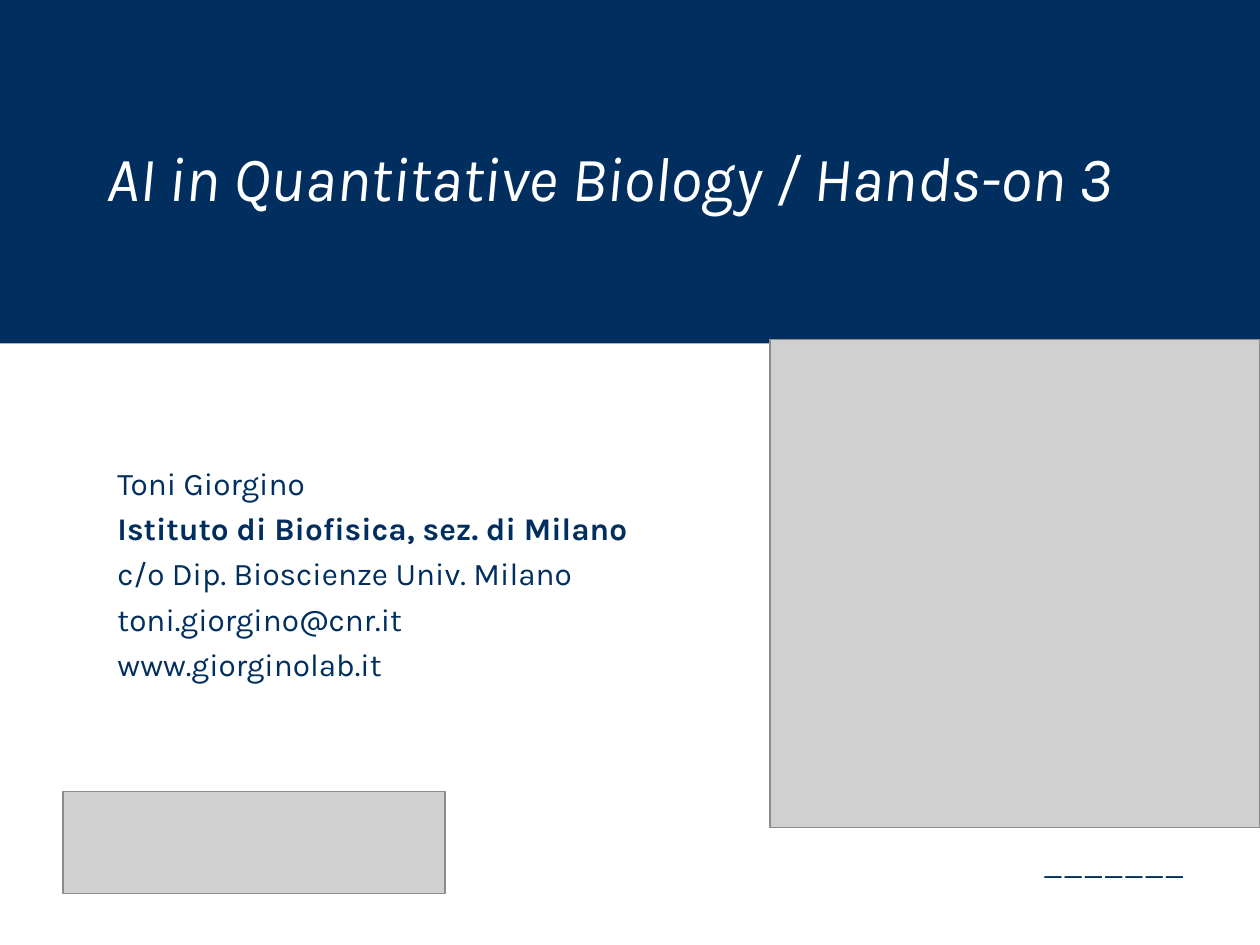
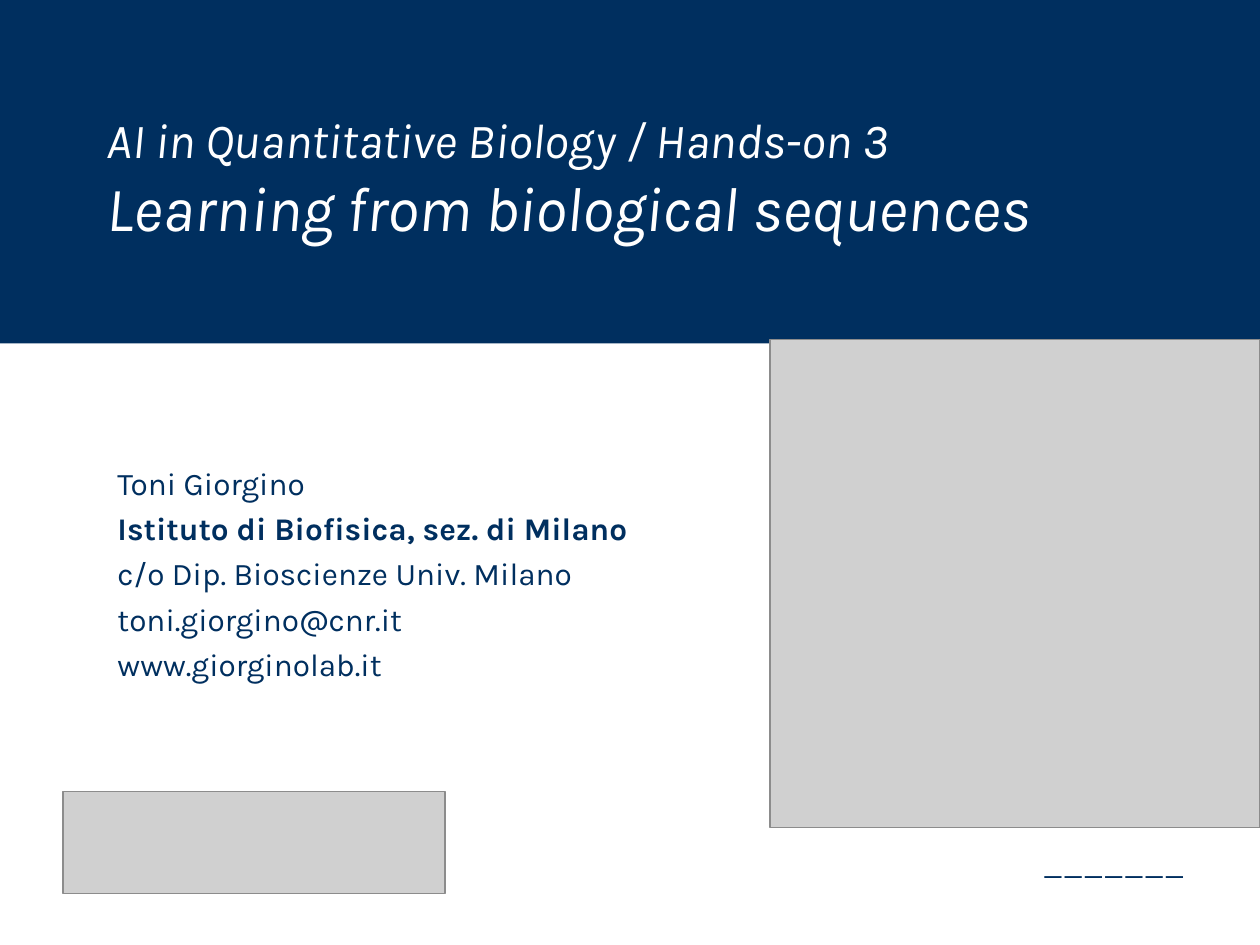
Before and after one commit to giorginolab/AI-qbio-classes, a slide deck: slide 1 of classes/3_rnn_targeting/rnn_targeting_slides.pptx. Drawn at 1260x945 pixels with LibreOffice and Linux fonts; fonts in the diff are those of the drawing; grey boxes stand for pictures. Boxes give left, top, right and bottom in pixels: in the first picture for what was removed or moved away, otherwise in the second. Text is boxed around its words. In the diff, an @@ line names an element or a change of style, - is before the commit and + after.

```diff
--- a/classes/3_rnn_targeting/rnn_targeting_slides.pptx
+++ b/classes/3_rnn_targeting/rnn_targeting_slides.pptx
@@ title at [107, 124, 1030, 246]: text changed; size 36 to 28 pt @@
-AI in Quantitative Biology / Hands-on 3
+AI in Quantitative Biology / Hands-on 3
+Learning from biological sequences
```
Also in this commit, not shown: 11 other slides changed.
